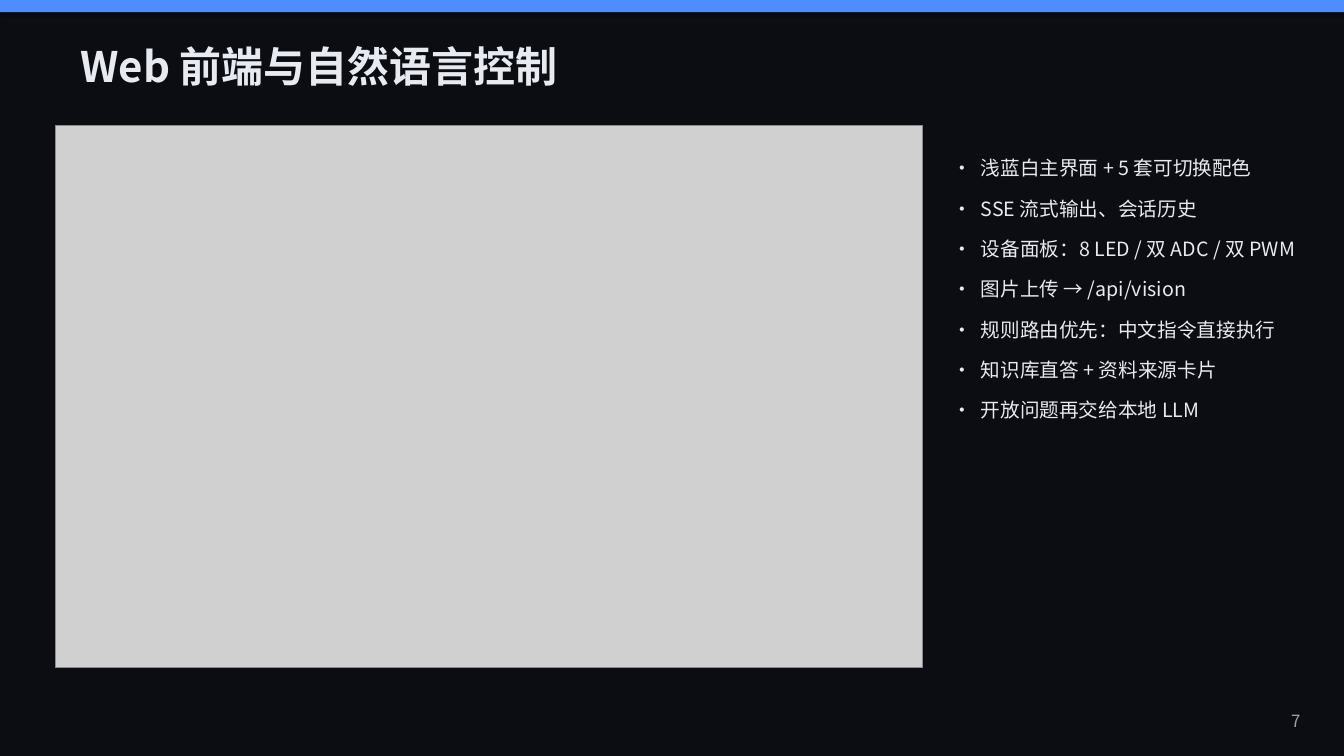
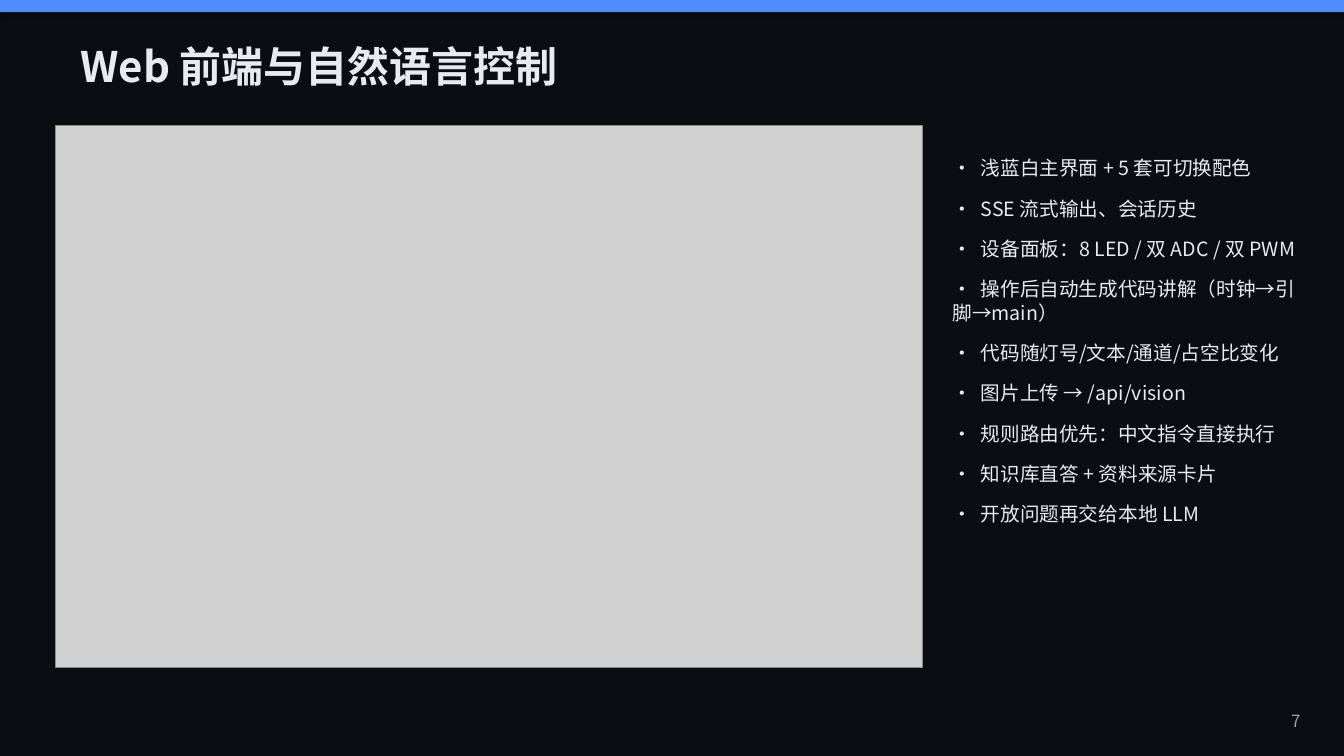
Before and after one commit to Apple-1814/Design-and-Implementation-of-an-Edge-Side-Multimodal-AI-Interaction-Terminal-Based-on-Raspberry-Pi-4, a slide deck: slide 7 of paper/答辩PPT.pptx. Drawn at 1344x756 pixels with LibreOffice and Linux fonts; fonts in the diff are those of the drawing; grey boxes stand for pictures. Boxes give left, top, right and bottom in pixels: in the first picture for what was removed or moved away, otherwise in the second. Text is boxed around its words. In the diff, an @@ line names an element or a change of style, - is before the commit and + after.

Commit message:
feat(ui): dynamic code walkthrough after control operations
Add AI chat / code guide tabs. LED, LCD, ADC and PWM operations automatically open a walkthrough with clock, pin, peripheral and main code. The '本次操作代码' card is generated from the actual operation: LED id and before/after bitmask, LCD text, ADC channel and sample, PWM duties. Includes full C code, step-by-step text, copy button, responsive layout. Also upgrades the local LLM to Qwen2.5-1.5B, adds direct pin/fact answers, and keeps the 454/454 regression green.

```diff
--- a/paper/答辩PPT.pptx
+++ b/paper/答辩PPT.pptx
@@ text at [952,279,1295,364]: paragraphs added @@
+• 操作后自动生成代码讲解（时钟→引脚→main）
+• 代码随灯号/文本/通道/占空比变化
```
Also in this commit, not shown: 3 other slides changed, 26 other files.
